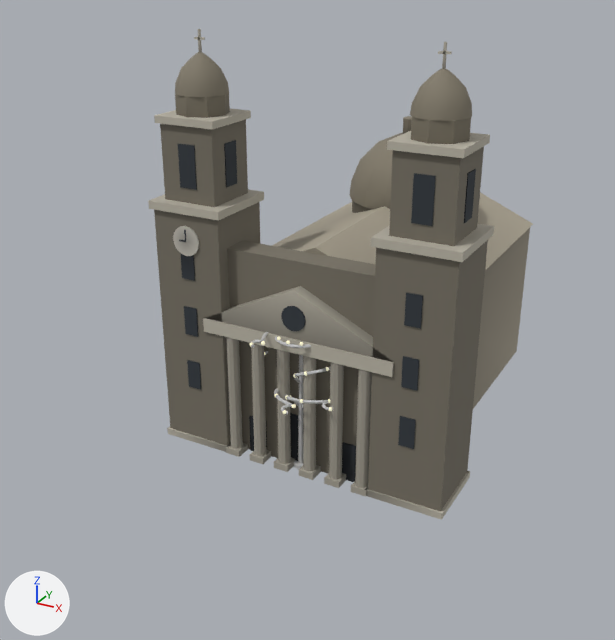
Before and after pictures for a commit that changed the glTF model public/models/scenery/managua.glb.
Rendered twice from a camera (50 mm lens) standing at (31.2, -55.7, 42.0) and looking at (-2.8, 6.2, 11.0). Arrows for +X, +Y and +Z are at lower left; the lights stay in place. The older version comes first. Where no turn or scale is listed for an object, it has been applied to the vertices.

In view in the first picture: 'cat-dark', 'cat-dome', 'cat-stone', 'cat-trim' and 3 more.
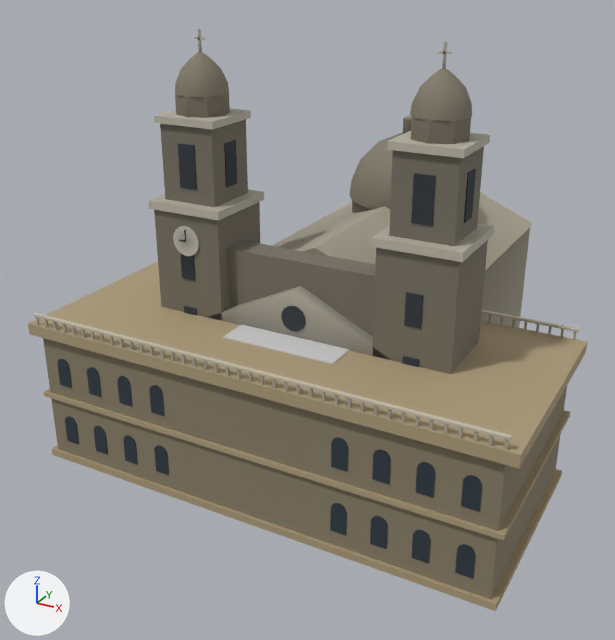
Boxes (x1, y1, x2, y2) around the edits, measured in the pictures (615 x 640 px):
'pal-body', added: after (43, 338, 567, 599)
'pal-cornice', added (beige): after (28, 262, 587, 611)
'pal-dark', added: after (58, 359, 482, 578)
'pal-trim', added: after (33, 310, 579, 450)
'casa-wall.002', added: after (223, 325, 349, 365)

The change, as a diff of the scene's bpy script:
```diff
--- a/public/models/scenery/managua.glb.py
+++ b/public/models/scenery/managua.glb.py
@@ mat_pal_trim @@
+mat_pal_trim = bpy.data.materials.new('pal-trim')
+# nodes: BsdfPrincipled, Mix, OutputMaterial, VertexColor
+# colours: light grey #c6bfad, mixed with the vertex colours
@@ mat_pal_dark @@
+mat_pal_dark = bpy.data.materials.new('pal-dark')
+# nodes: BsdfPrincipled, Mix, OutputMaterial, VertexColor
+# colours: dark blue #2f3a43, mixed with the vertex colours
@@ mat_pal_cornice @@
+mat_pal_cornice = bpy.data.materials.new('pal-cornice')
+# nodes: BsdfPrincipled, Mix, OutputMaterial, VertexColor
+# colours: beige #af9e7c, mixed with the vertex colours
@@ mat_pal_body @@
+mat_pal_body = bpy.data.materials.new('pal-body')
+# nodes: BsdfPrincipled, Mix, OutputMaterial, VertexColor
+# colours: beige #bdaf91, mixed with the vertex colours
@@ mat_casa_wall @@
+mat_casa_wall = bpy.data.materials.new('casa-wall')
+# nodes: BsdfPrincipled, Mix, OutputMaterial, VertexColor
+# colours: light grey #cecece, mixed with the vertex colours
@@ me_pal_trim @@
+me_pal_trim.from_pydata(...)  # 1184 vertices, 1872 faces; spans x -20.2..20.2, y -9.5..15.7, z 0.0..13.9
+me_pal_trim.materials.append(mat_pal_trim)
@@ me_pal_dark @@
+me_pal_dark.from_pydata(...)  # 584 vertices, 1028 faces; spans x -18.6..18.6, y -9.1..11.2, z 0.8..10.1
+me_pal_dark.materials.append(mat_pal_dark)
@@ me_pal_cornice @@
+me_pal_cornice.from_pydata(...)  # 30 vertices, 42 faces; spans x -21.0..21.0, y -9.5..13.1, z 0.0..16.6
+me_pal_cornice.materials.append(mat_pal_cornice)
@@ me_pal_body @@
+me_pal_body.from_pydata(...)  # a box spanning x -20.0..20.0, y -9.0..9.0, z 0.0..12.0; a box spanning x -6.0..6.0, y 8.1..11.1, z 0.0..13.5
+me_pal_body.materials.append(mat_pal_body)
@@ me_casa_wall_002 @@
+me_casa_wall_002.from_pydata(...)  # a box spanning x -5.0..5.0, y -4.0..4.0, z 0.0..13.0; a box spanning x -5.1..5.1, y -4.1..4.1, z 12.42..12.78; a box spanning x -5.05..5.05, y -4.05..4.05, z 0.0..0.5
+me_casa_wall_002.materials.append(mat_casa_wall)
@@ ob_pal_trim @@
+ob_pal_trim = bpy.data.objects.new('pal-trim', me_pal_trim)
+ob_pal_trim.location = (0.0, 0.0, 0.0)
@@ ob_pal_dark @@
+ob_pal_dark = bpy.data.objects.new('pal-dark', me_pal_dark)
+ob_pal_dark.location = (0.0, 0.0, 0.0)
@@ ob_pal_cornice @@
+ob_pal_cornice = bpy.data.objects.new('pal-cornice', me_pal_cornice)
+ob_pal_cornice.location = (0.0, 0.0, 0.0)
@@ ob_pal_body @@
+ob_pal_body = bpy.data.objects.new('pal-body', me_pal_body)
+ob_pal_body.location = (0.0, 0.0, 0.0)
@@ ob_casa_wall_002 @@
+ob_casa_wall_002 = bpy.data.objects.new('casa-wall.002', me_casa_wall_002)
+ob_casa_wall_002.location = (0.0, 0.0, 0.0)
```
